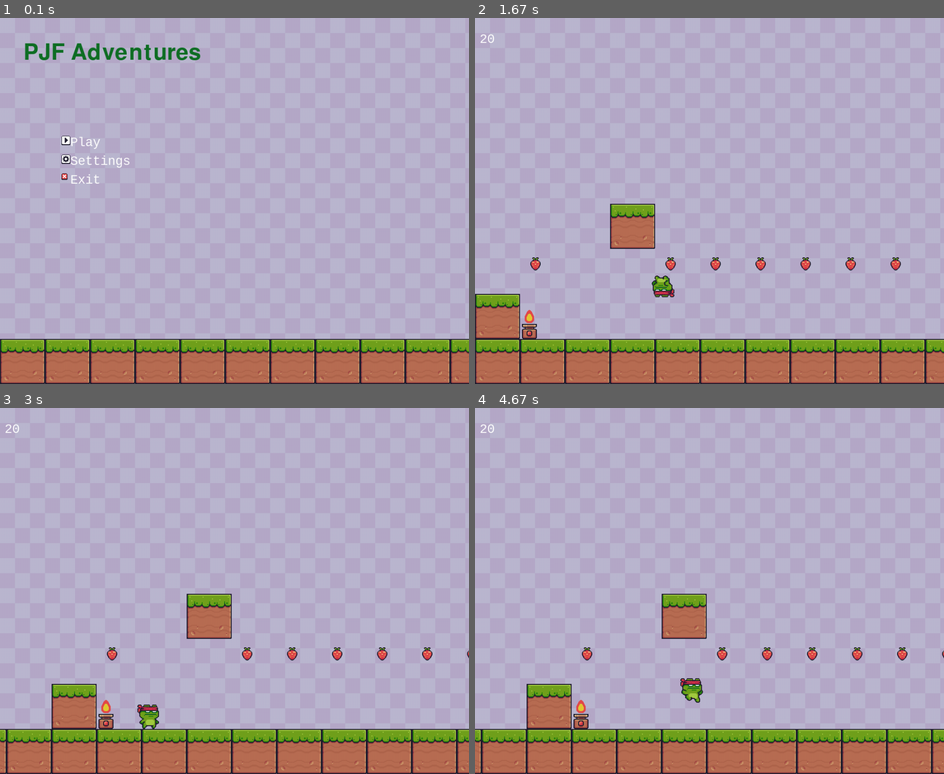
Above: before the commit, frames 1-4 (two rows, left to right).
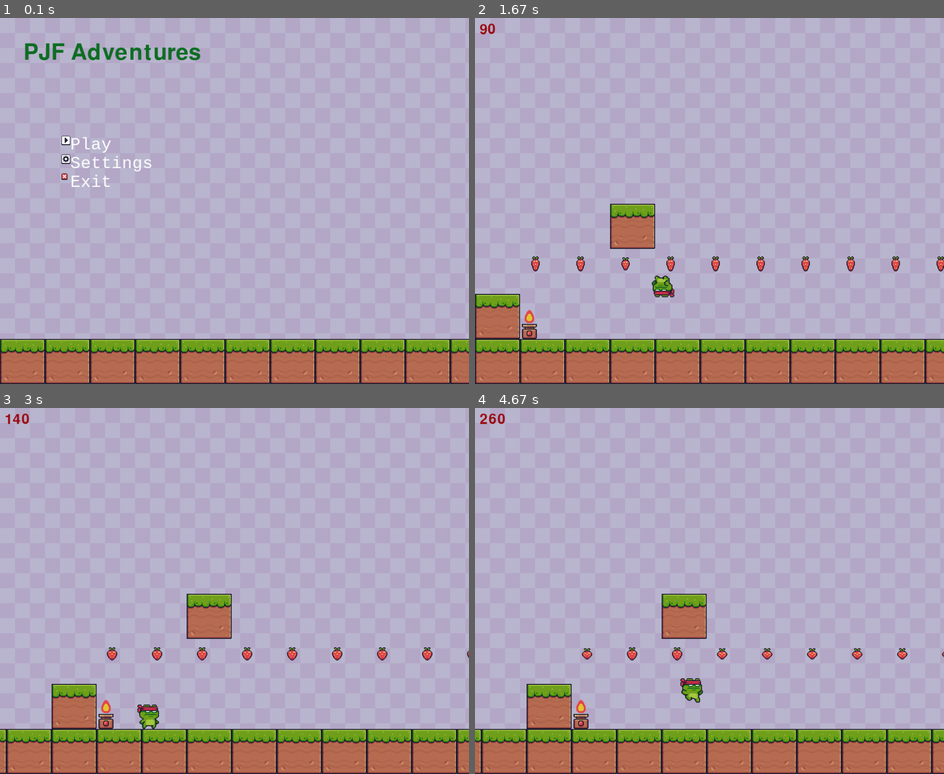
Above: after the commit, the same moments.

Repository: 88majk/platform_game_w_pygame
Game: pygame game, started from run.py
Two runs of this game, one before a commit and one after it. Both use one fixed random seed, a clock stepped at 60 frames per second and the inputs below.
Inputs (mouse positions are in pixels of both pictures, inside the frame that each line leads up to):
- Up to frame 1 (0.1 s): no input
- Up to frame 2 (1.67 s): click "Play" at 0.38 s; hold D 0.67-1.13 s; move the mouse to (709, 222) at 0.7 s; hold D 1.17-1.63 s; tap Space at 1.23, 1.53 s
- Up to frame 3 (3 s): hold A 1.67-2.2 s; tap Space at 1.73, 2.03, 2.3, 2.6, 2.73 s; hold A 2.23-2.63 s; hold D from 2.67 s (still down)
- Up to frame 4 (4.67 s): tap Space at 3.03, 3.4, 3.7, 3.9, 4.2, 4.4 s; release D at 3.3 s; hold A 3.33-3.8 s; hold D 3.83-4.3 s; hold D from 4.33 s (still down)

The runs differ from the first frame. In frame 1, 0.5% of the frame differs, in the area x 15-33%, y 32-47%; in frame 2, 0.6%, in the area x 1-100%, y 1-70%; in frame 3, 0.2%; in frame 4, 0.5%.

Commit message:
poprawiona animacja i mechanika owocow

Diff:
--- a/menu.py
+++ b/menu.py
@@ -7,8 +7,8 @@
 TEXT_COL = (255, 255, 255)
 TITLE_COL = (16, 112, 37)
 
-font = pygame.font.SysFont("Consolas", 30)
-TEXT_COL = (255, 255, 255)
+font_score = pygame.font.SysFont("04b 30", 45)
+SCORE_COL = (158, 13, 20)
 
 play_img = pygame.image.load("assets/Menu/Buttons/play.png").convert_alpha()
 play_button = Button(130, 250, play_img, 1)
--- a/run.py
+++ b/run.py
@@ -37,8 +37,10 @@
             player.make_hit()
         if obj and obj.name == "Strawberry":
             player.collect_straw()
+            obj.collected()
             if obj in superiors:
-                superiors.remove(obj)
+                pass
+                # superiors.remove(obj)
 
 
 
@@ -54,7 +56,7 @@
     fire.on()
 
     strawberry = Strawberry(200, HEIGHT - 3*block_size, 32, 32)
-    superiors = [Strawberry(i*block_size, HEIGHT - 3*block_size, 32, 32) for i in range (1, 10)]
+    superiors = [Strawberry(i*block_size, HEIGHT - 3*block_size, 32, 32) for i in range (1, 12)]
 
     player = Player(100, 100, 50, 50)
     objects = [*floor, Block(0, HEIGHT - block_size * 2, block_size), Block(block_size * 3, HEIGHT - block_size * 4, block_size), fire]
@@ -112,10 +114,12 @@
 
             player.loop(FPS)
             fire.loop()
-            strawberry.loop()
+            for strawberry in superiors:
+                strawberry.loop()
+
             handle_move(player, objects, superiors)
             draw(window, background, bg_image, player, objects, superiors, offset_x)
-            draw_text(window, str(player.score), font, TEXT_COL, 10, 30)
+            draw_text(window, str(player.score), font_score, SCORE_COL, 10, 10)
 
             if((player.rect.right - offset_x >= WIDTH - scroll_area_width) and player.x_vel > 0) or (
                 (player.rect.left - offset_x <= scroll_area_width) and player.x_vel < 0):
--- a/strawberry.py
+++ b/strawberry.py
@@ -11,6 +11,9 @@
         self.image = self.strawberry["Strawberry"][0]
         self.mask = pygame.mask.from_surface(self.image)
         self.animation_count = 0
+        self.collection_pic = load_sprite_sheets("Items", "Fruits", width, height)
+        self.image_col = self.collection_pic["Collected"][0]
+        self.mask_col = pygame.mask.from_surface(self.image_col)
 
     def loop(self):
         sprites = self.strawberry["Strawberry"]
@@ -23,3 +26,12 @@
 
         if self.animation_count // self.ANIMATION_DELAY > len(sprites):
             self.amimation_count = 0
+
+    def collected(self):
+        sprites = self.collection_pic["Collected"]
+        sprite_index = (self.animation_count // self.ANIMATION_DELAY) % len(sprites)
+        self.collect_img = sprites[sprite_index]
+        self.animation_count += 1
+
+        self.rect = self.image_col.get_rect(topleft=(self.rect.x, self.rect.y))
+        self.mask_col = pygame.mask.from_surface(self.collect_img)
